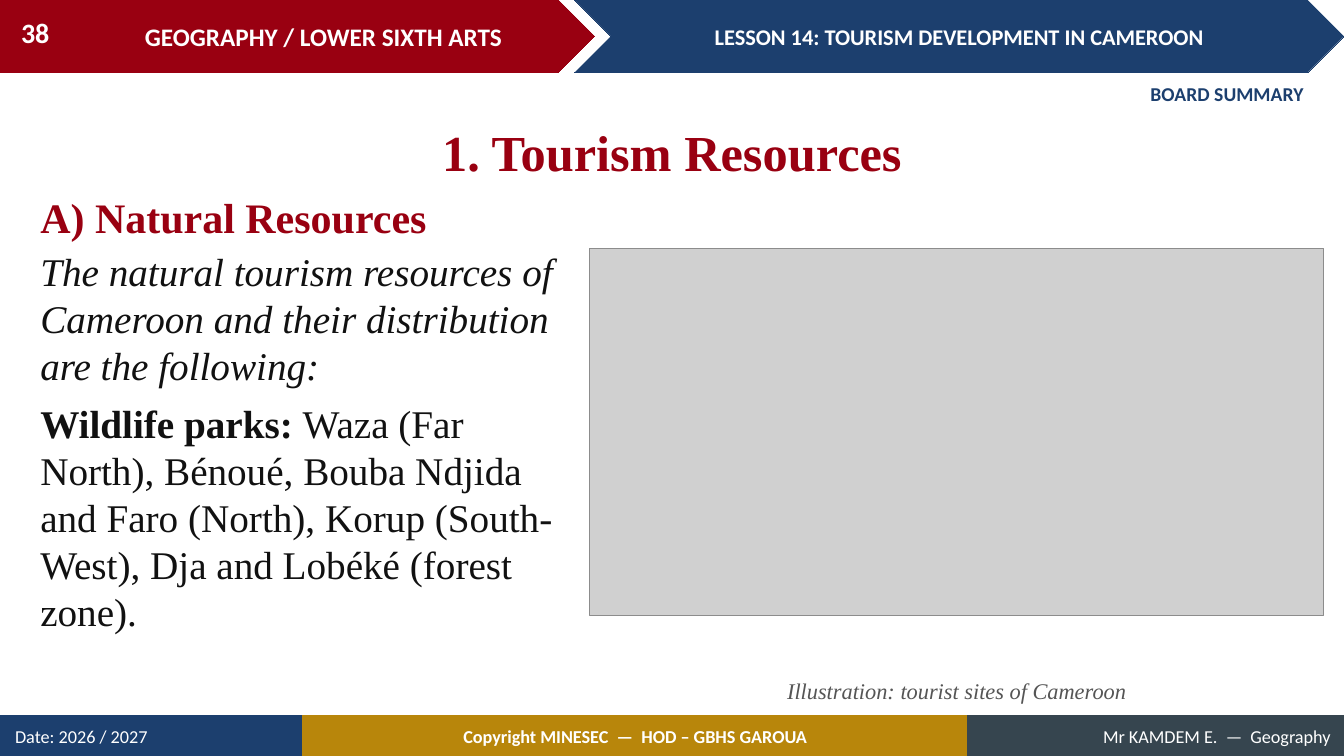
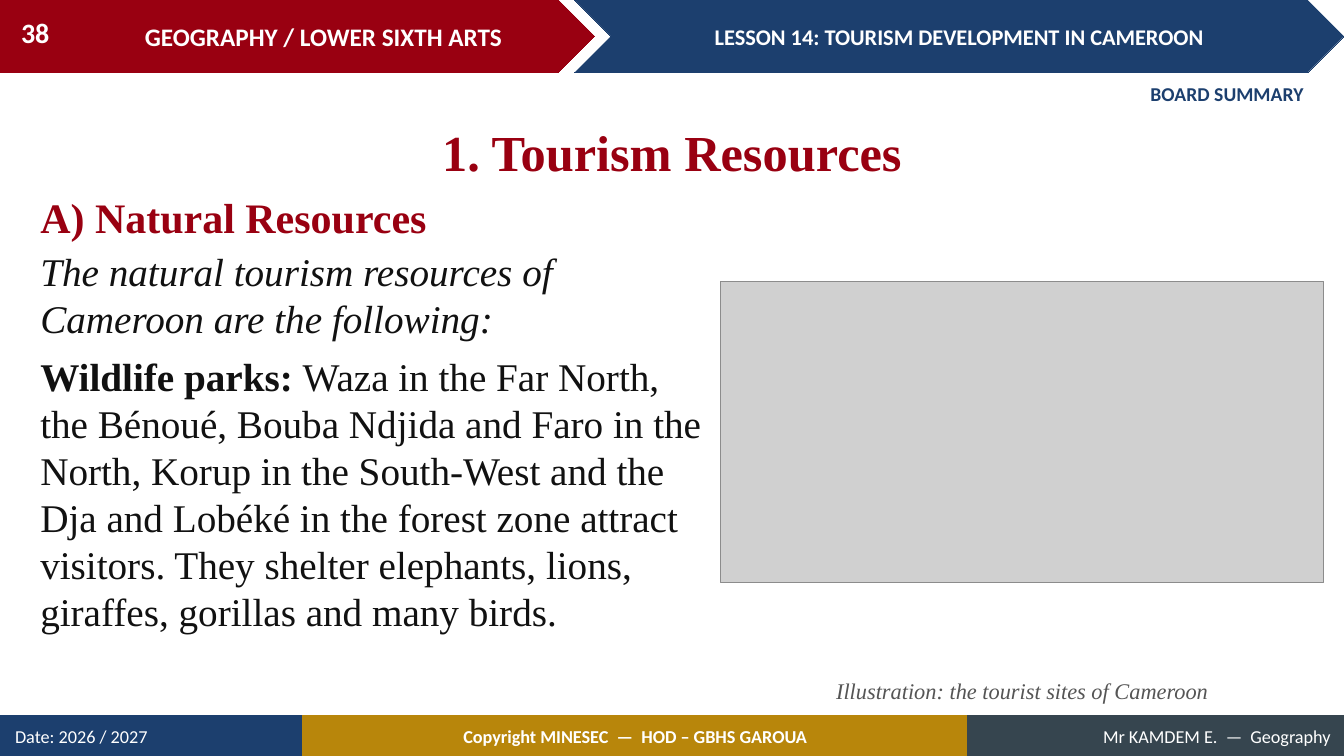
Before and after one commit to Berthautk/linea-github, a slide deck: slide 38 of lecons/LSA/Geography of Cameroon/14_LSA_CAM_L14_Tourism_Development_in_Cameroon.pptx. Drawn at 1344x756 pixels with LibreOffice and Linux fonts; fonts in the diff are those of the drawing; grey boxes stand for pictures. Boxes give left, top, right and bottom in pixels: in the first picture for what was removed or moved away, otherwise in the second. Text is boxed around its words. In the diff, an @@ line names an element or a change of style, - is before the commit and + after.

```diff
--- a/lecons/LSA/Geography of Cameroon/14_LSA_CAM_L14_Tourism_Development_in_Cameroon.pptx
+++ b/lecons/LSA/Geography of Cameroon/14_LSA_CAM_L14_Tourism_Development_in_Cameroon.pptx
@@ text at (40,258,701,634): text changed @@
-The natural tourism resources of Cameroon and their distribution are the following:
-Wildlife parks: Waza (Far North), Bénoué, Bouba Ndjida and Faro (North), Korup (South-West), Dja and Lobéké (forest zone).
+The natural tourism resources of Cameroon are the following:
+Wildlife parks: Waza in the Far North, the Bénoué, Bouba Ndjida and Faro in the North, Korup in the South-West and the Dja and Lobéké in the forest zone attract visitors. They shelter elephants, lions, giraffes, gorillas and many birds.
@@ picture: place and size @@
-picture at (590,248,1324,615)
+picture at (721,281,1324,583)
@@ text at (836,683,1207,704): text changed @@
-Illustration: tourist sites of Cameroon
+Illustration: the tourist sites of Cameroon
```
Also in this commit, not shown: 16 other slides changed, 9 slides added, 1 slide removed, 17 other files.
